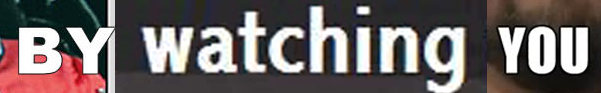
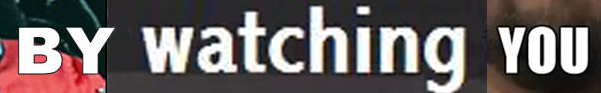
Two versions of the same layered image (w=601, h=93). Layer-by-layer changes:
painted on "Layer 5" over box(106, 0, 115, 93)
painted on "Layer 2 copy" over box(106, 0, 133, 93)
